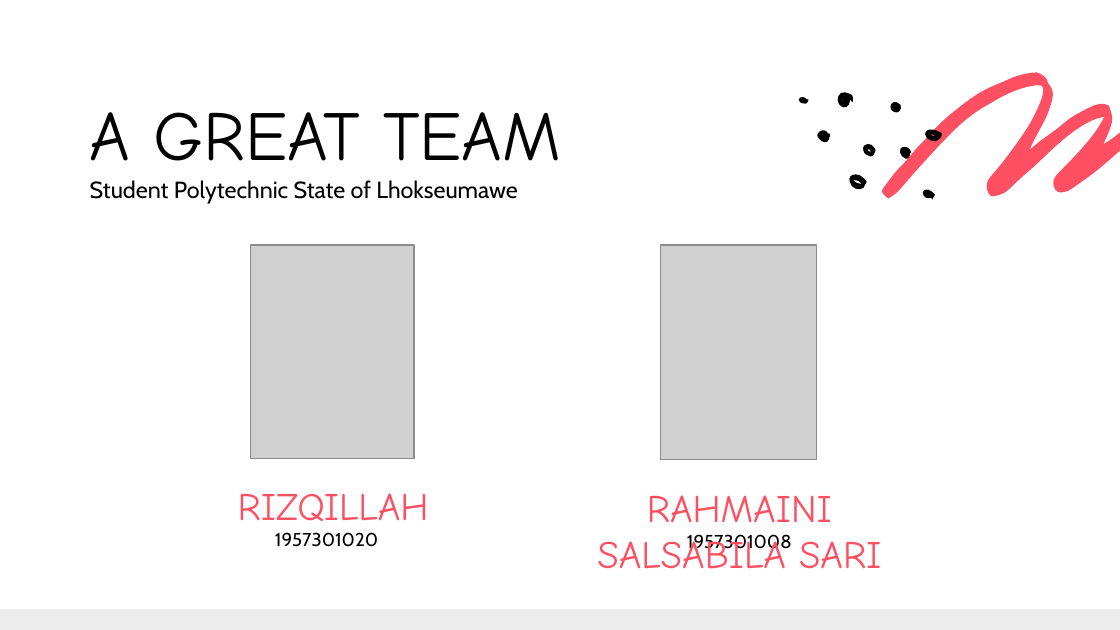
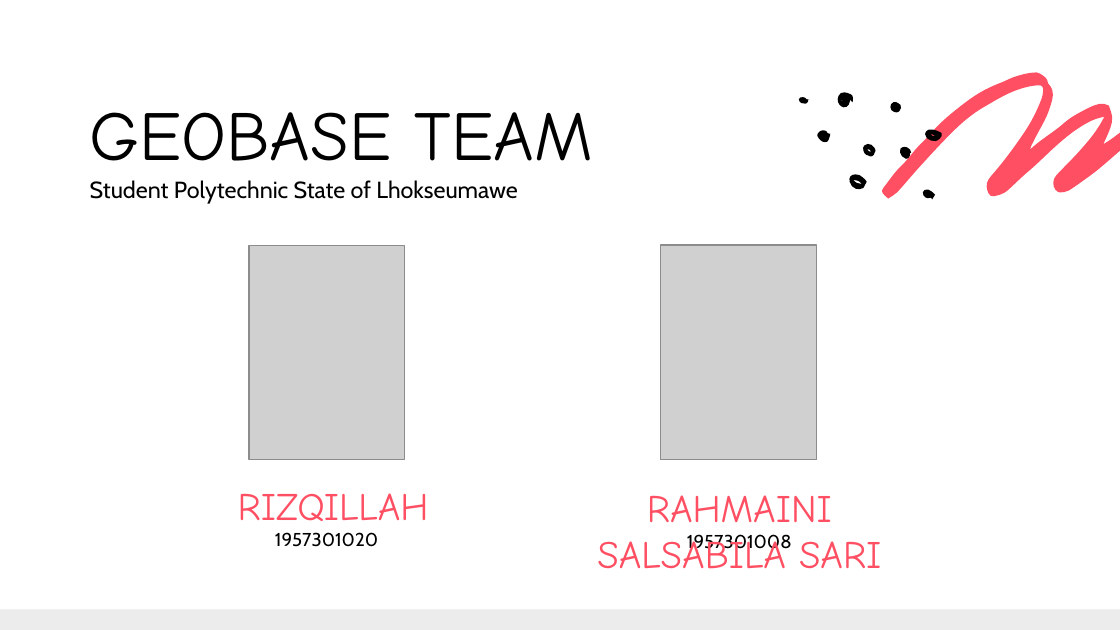
Before and after one commit to rizqillah-pnl/Laporan-Magang, a slide deck: slide 2 of PPT Project Magang - GeoBase.pptx. Drawn at 1120x630 pixels with LibreOffice and Linux fonts; fonts in the diff are those of the drawing; grey boxes stand for pictures. Boxes give left, top, right and bottom in pixels: in the first picture for what was removed or moved away, otherwise in the second. Text is boxed around its words. In the diff, an @@ line names an element or a change of style, - is before the commit and + after.

```diff
--- a/PPT Project Magang - GeoBase.pptx
+++ b/PPT Project Magang - GeoBase.pptx
@@ text at [90,112,593,183]: text changed @@
-A GREAT TEAM
+GEOBASE TEAM
@@ picture: place and size @@
-picture at [251,245,414,459]
+picture at [249,245,404,459]
```
Also in this commit, not shown: 2 other slides changed, 4 slides added, 1 other file.
